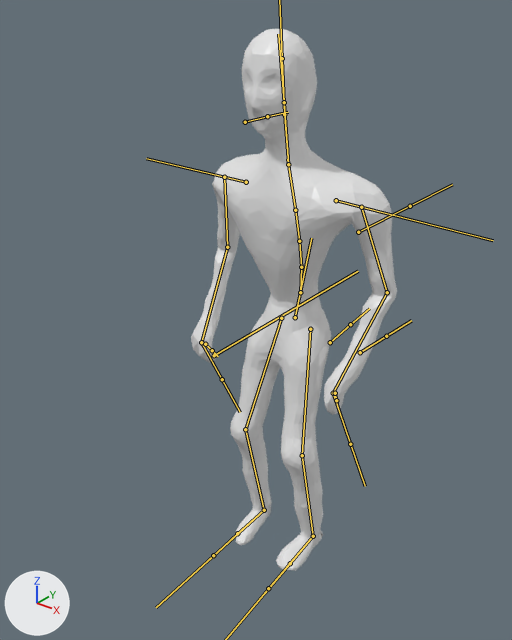
Before and after pictures for a commit that changed the FBX model Assets/Characters/Prefabs/Mayan/Mayan.fbx.
Before and after are seen from a camera (50 mm lens) standing at (1.2, -1.66, 1.88) and looking at (-0.05, -0.09, 0.91). Lighting does not change. The marker at lower left points along +X, +Y and +Z. Both versions are drawn at frame 50 of the action 'MayanArm|OverheadSlam'; the numbers are the values there. The bones that bend it are drawn over the model as lines.

The first picture shows 'Mayan'.
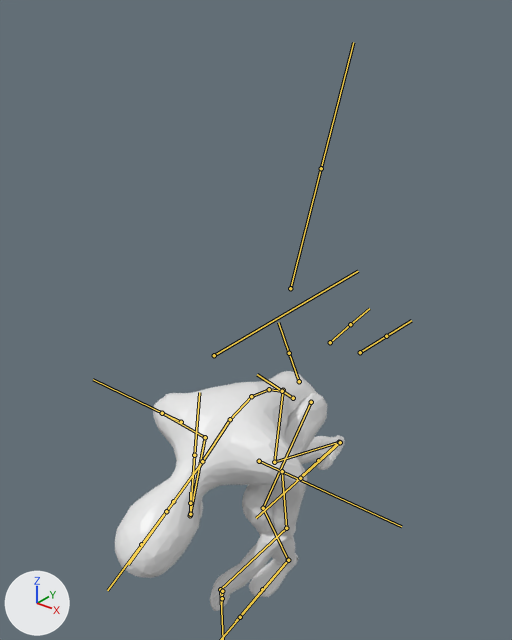
Changed parts and their boxes (x1, y1, x2, y2) in the pictures (512 x 640 px):
'Mayan', posed (12% wider, 56% shorter): before (191, 29, 397, 571); after (115, 371, 345, 611)
bone 'LowerBody', root to tip: before (295, 317) to (311, 238); after (293, 398) to (257, 374)
bone 'UpperLeg.r', root to tip: before (281, 318) to (245, 429); after (283, 390) to (274, 462)
bone 'LowerLeg.r', root to tip: before (245, 429) to (264, 510); after (274, 462) to (339, 442)
bone 'Foot.r', root to tip: before (264, 510) to (237, 533); after (339, 442) to (318, 460)
bone 'UpperLeg.r.001', root to tip: before (310, 329) to (302, 455); after (311, 402) to (263, 508)
bone 'LowerLeg.r.001', root to tip: before (302, 455) to (313, 536); after (263, 508) to (288, 560)
bone 'Foot.r.001', root to tip: before (313, 536) to (290, 563); after (288, 560) to (262, 589)
bone 'Vert0', root to tip: before (300, 292) to (301, 267); after (282, 391) to (269, 389)
bone 'Vert1', root to tip: before (301, 267) to (299, 241); after (269, 389) to (251, 396)
bone 'Vert2', root to tip: before (299, 241) to (295, 210); after (251, 396) to (230, 419)
bone 'UpperBody', root to tip: before (295, 210) to (287, 159); after (230, 419) to (199, 466)
bone 'Neck', root to tip: before (288, 164) to (284, 114); after (202, 461) to (173, 501)
bone 'UpperArm.r.001', root to tip: before (361, 207) to (387, 292); after (282, 471) to (286, 528)
bone 'UpperArm.r.003', root to tip: before (387, 292) to (333, 393); after (286, 528) to (220, 589)
bone 'Hand.l', root to tip: before (333, 393) to (334, 396); after (220, 589) to (221, 593)
bone 'UpperArm.r', root to tip: before (224, 177) to (227, 247); after (162, 413) to (205, 437)
bone 'LowerArm.r', root to tip: before (227, 247) to (201, 342); after (205, 437) to (190, 515)
bone 'Hand.r', root to tip: before (201, 342) to (203, 345); after (190, 515) to (190, 511)

What the commit changed:
Bone 'LowerBody' (bone_lowerbody) moves from (0.0, -0.023, 0.017) to (0.006, -0.311, 0.12).
Bone 'LowerBody' (bone_lowerbody) turns from (0, 0, 0) to (-67, -2, 0) degrees about its own x, y and z.
Bone 'UpperLeg.r' (bone_upperleg_r) turns from (-10, 2, 3) to (-47, 8, 6) degrees about its own x, y and z.
Bone 'LowerLeg.r' (bone_lowerleg_r) turns from (20, 1, -5) to (51, 6, -12) degrees about its own x, y and z.
Bone 'Foot.r' (bone_foot_r) turns from (-15, -2, 1) to (-73, 7, 13) degrees about its own x, y and z.
Bone 'UpperLeg.r.001' (bone_upperleg_r_001) turns from (-10, 0, -4) to (-127, -17, 3) degrees about its own x, y and z.
Bone 'LowerLeg.r.001' (bone_lowerleg_r_001) turns from (20, -1, 6) to (81, -16, 19) degrees about its own x, y and z.
Bone 'Foot.r.001' (bone_foot_r_001) turns from (-13, 3, 6) to (-28, 7, 4) degrees about its own x, y and z.
Bone 'Vert0' (bone_vert0) turns from (-13, 1, 0) to (-8, 1, 1) degrees about its own x, y and z.
Bone 'Vert1' (bone_vert1) turns from (2, 0, 0) to (-5, 0, 0) degrees about its own x, y and z.
Bone 'Vert2' (bone_vert2) turns from (3, 0, 0) to (-18, 0, -1) degrees about its own x, y and z.
Bone 'UpperBody' (bone_upperbody) turns from (3, 0, 0) to (-17, 0, -1) degrees about its own x, y and z.
Bone 'Neck' (bone_neck) turns from (9, 0, -3) to (4, 0, -2) degrees about its own x, y and z.
Bone 'UpperArm.r.001' (bone_upperarm_r_001) turns from (7, 32, 78) to (-107, -3, 44) degrees about its own x, y and z.
Bone 'UpperArm.r.003' (bone_upperarm_r_003) turns from (2, 1, -47) to (2, 1, -38) degrees about its own x, y and z.
Bone 'Hand.l' (bone_hand_l) turns from (-39, 55, 23) to (9, 50, 41) degrees about its own x, y and z.
Bone 'UpperArm.r' (bone_upperarm_r) turns from (-6, -5, 79) to (75, 2, 108) degrees about its own x, y and z.
Bone 'LowerArm.r' (bone_lowerarm_r) turns from (37, -3, 10) to (46, -5, 12) degrees about its own x, y and z.
Bone 'Hand.r' (bone_hand_r) turns from (68, 3, 22) to (-166, -36, -18) degrees about its own x, y and z.
